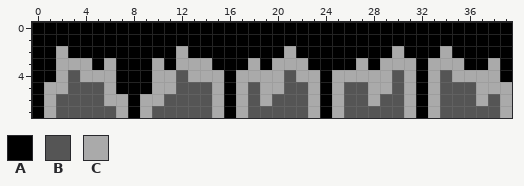
Pixel-art sprite: res/VISUAL_DATA/EFFECTS/ANIMATIONS/fire_8Bit.png. The picture above is the old version.
The file is 40x8 pixels.
Palette (. is transparent): A #000000  B #555555  C #aaaaaa
Pixels before, first column x 0:
0 AAAAAAAAAAAAAAAAAAAAAAAAAAAAAAAAAAAAAAAA
1 AAAAAAAAAAAAAAAAAAAAAAAAAAAAAAAAAAAAAAAA
2 AACAAAAAAAAACAAAAAAAACAAAAAAAACAAACAAAAA
3 AACCCACAAACACCCAAACACCCAAAACACCCACCCAACA
4 AACBCCCAAACCBCCCACCCCBCCACCCCCBCACBCCCCA
5 ACCBBBCAAACCBBBCACBCCBBCACBBCCBCACBBBCCC
6 ACBBBBCCACCBBBBCACBCBBBCACBBCBBCACBBBCBC
7 ACBBBBBCACBBBBBCACBBBBBCACBBBBBCACBBBBBC
After:
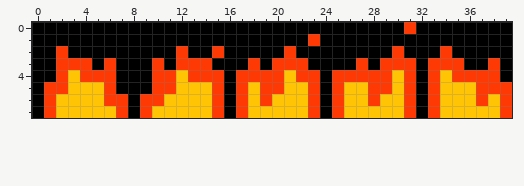
Difference:
colour B: #555555 -> #ffc403
colour C: #aaaaaa -> #ff3903
y 0: x 31 A -> C
y 1: x 23 A -> C
y 2: x 15 A -> C
Boxes around the changes in both pictures, in picture pixels (x1, y1, x2, y2):
changed: (44, 22, 512, 118)
